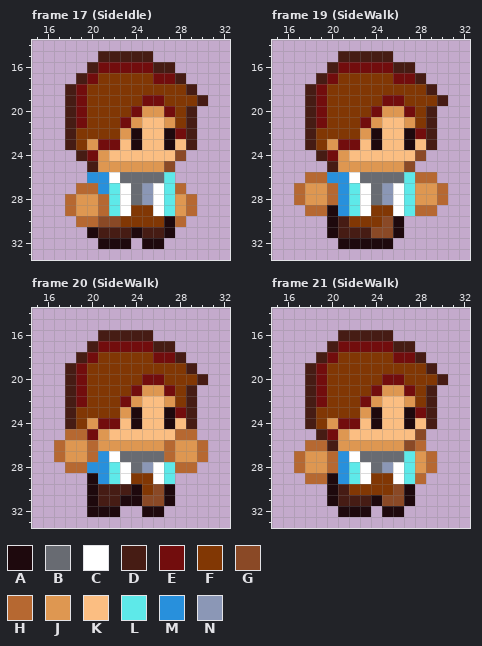
Two states of a pixel-art file, DetentionProject/Assets/Resources/Sprites/Player/Sofia.aseprite. This is how it looked before the edit.
48x48 pixels, 41 frames. Shown: frame 17 (SideIdle): x 15..32, y 14..33; frame 19 (SideWalk): x 15..32, y 14..33; frame 20 (SideWalk): x 15..32, y 14..33; frame 21 (SideWalk): x 15..32, y 14..33. The commit also changed other frames, which this record leaves out.
Visible layers, top first: "Hands", "Head", "Body".
Palette (. is transparent): A #1e090d  B #686b72  C #ffffff  D #461c14  E #720d0d  F #813704  G #8a4926  H #b66831  J #de9751  K #fbbe82  L #5ee9e9  M #2890dc  N #8b97b6
Pixels before, frame 17 (SideIdle), first column x 18:
15 ...DDDDD.....
16 ..DEEEEEDD...
17 .DEFFFFFEED..
18 DEFFFFFFFFFD.
19 DEFFFFFEEFFFD
20 DEFFFFEJJEFD.
21 DEFFFEJKKJFD.
22 DFFFFJAKKAED.
23 DFJEEKAKKAKD.
24 .DEJKKKKKKG..
25 ..DJJJJJJG...
26 ..MMCBBBBL...
27 .HHMLCBNCLH..
28 HJJHLCBNCLJH.
29 HJJHLCFFCLJH.
30 .HHGGFFFFAH..
31 ..ADDDADDA...
32 ...AAA.AA....
Pixels before, frame 19 (SideWalk), first column x 17:
15 ....DDDDD.....
16 ...DEEEEEDD...
17 ..DEFFFFFEED..
18 .DEFFFFFFFFFD.
19 .DEFFFFFEEFFFD
20 .DEFFFFEJJEFD.
21 .DEFFFEJKKJFD.
22 .DFFFFJAKKAED.
23 .DFJEEKAKKAKD.
24 ..DEJKKKKKKG..
25 ...DJJJJJJG...
26 .HHMMCBBBBLHH.
27 HJJHMLCBNCLJJH
28 HJJHMLCBNCLJJH
29 .HHAMLCFFCLHH.
30 ...ADFFFGA....
31 ...ADDDGGA....
32 ....AAAAA.....
Pixels before, frame 20 (SideWalk), first column x 17:
16 ....DDDDD.....
17 ...DEEEEEDD...
18 ..DEFFFFFEED..
19 .DEFFFFFFFFFD.
20 .DEFFFFFEEFFFD
21 .DEFFFFEJJEFD.
22 .DEFFFEJKKJFD.
23 .DFFFFJAKKAED.
24 .DFJEEKAKKAKD.
25 .HHEJKKKKKKHH.
26 HJJHJJJJJJHJJH
27 HJJHMCBBBBHJJH
28 .HHMMLCBNCLHH.
29 ...AMLCFFCL...
30 ...ADDDAFGA...
31 ...ADDAAGGA...
32 ...AAA..AA....
Pixels before, frame 21 (SideWalk), first column x 17:
16 ....DDDDD.....
17 ...DEEEEEDD...
18 ..DEFFFFFEED..
19 .DEFFFFFFFFFD.
20 .DEFFFFFEEFFFD
21 .DEFFFFEJJEFD.
22 .DEFFFEJKKJFD.
23 .DFFFFJAKKAED.
24 .DFJEEKAKKAKD.
25 ..DEJKKKKKKG..
26 .HHDJJJJJJGH..
27 HJJHMCBBBBLJH.
28 HJJHMLCBNCLJH.
29 .HHAMLCFFCLH..
30 ...ADFFFFGA...
31 ...ADDDAGGA...
32 ....AAA.AA....
The same view after the edit:
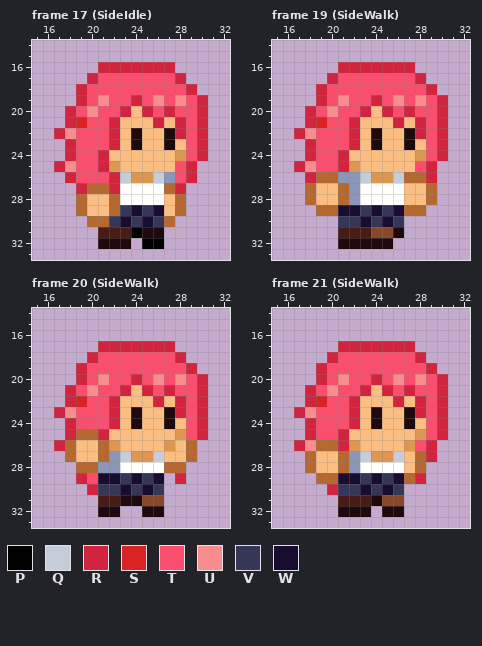
Colours new in this view: P #000000  Q #c5cddb  R #d1243f  S #da2424  T #f94e6d  U #f78d8d  V #353658  W #180d2f
Author's note on the commit: Sofia wuase final animação para cima e lado completas - falta apenas morte
Change:
Changed rows in their new state; - is an unchanged pixel.
Frame 17 (SideIdle), layers "Hands", "Head", "Body":
first column x 17:
15 ----.....-----
16 ---.RRRRRRR---
17 --.RTTTTTTTR--
18 -.RTTTTTTTTTR-
19 -.RTUTTRTUTUTR
20 -RTUTTRKRTRTTR
21 -RSTTRKK-RKRTR
22 RUTTTRK----RTR
23 -RTTTR------TR
24 -RTTR------JTR
25 RUTTR-KKKKKTR-
26 -RTTTRQJJQNTR-
27 --R-HR-CC-HR--
28 -.HKKH-CC-KH.-
29 -.HKKHVWVWKH.-
30 --.-HVWVWVH.--
31 ---.---PAA.---
32 --------PP----
Frame 19 (SideWalk), layers "Hands", "Head", "Body":
first column x 17:
15 ----.....-----
16 ---.RRRRRRR---
17 --.RTTTTTTTR--
18 -.RTTTTTTTTTR-
19 -.RTUTTRTUTUTR
20 -RTUTTRKRTRTTR
21 -RSTTRKK-RKRTR
22 RUTTTRK----RTR
23 -RTTTR------TR
24 -RTTR------JTR
25 RUTTR-KKKKKTR-
26 -R-HNNQJJQH-R-
27 .HKKHN-CC-KKH.
28 .HKKHN-CC-KKH.
29 -.-HWWVWVWH-.-
30 ---.VVWVWV----
31 ---.----------
Frame 20 (SideWalk), layers "Hands", "Head", "Body":
first column x 17:
16 ----.....-----
17 ---.RRRRRRR---
18 --.RTTTTTTTR--
19 -.RTTTTTTTTTR-
20 -.RTUTTRTUTUTR
21 -RTUTTRKRTRTTR
22 -RSTTRKK-RKRTR
23 RUTTTRK----RTR
24 -RTTTR------TR
25 -R-HR------JTR
26 RHKKH-KKKKJKH.
27 .HKKHNQJJQKKH.
28 -.-HNN-CC-H-.-
29 --RTWWVWVW.R--
30 ---RVVWVWV.---
31 ---.------.---
32 ---.----------
Frame 21 (SideWalk), layers "Hands", "Head", "Body":
first column x 17:
16 ----.....-----
17 ---.RRRRRRR---
18 --.RTTTTTTTR--
19 -.RTTTTTTTTTR-
20 -.RTUTTRTUTUTR
21 -RTUTTRKRTRTTR
22 -RSTTRKK-RKRTR
23 RUTTTRK----RTR
24 -RTTTR------TR
25 -RTTR------JTR
26 RU-HR-KKKKJTR-
27 .HKKHNQJJQKHR-
28 .HKKHN-CC-KH.-
29 -.-HWWVWVWHR--
30 ---RVVWVWV.---
31 ---.------.---
Changed places in both pictures, as pixel boxes (x1, y1, x2, y2):
changed: (54, 51, 208, 249)
changed: (294, 51, 448, 238)
changed: (54, 330, 208, 517)
changed: (294, 330, 448, 506)
